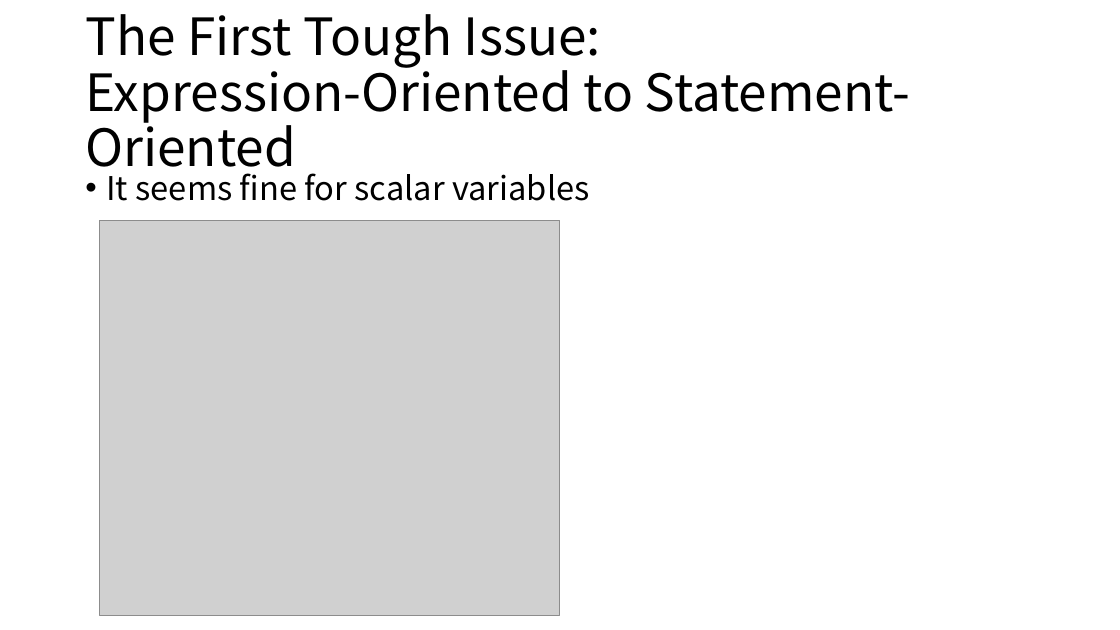
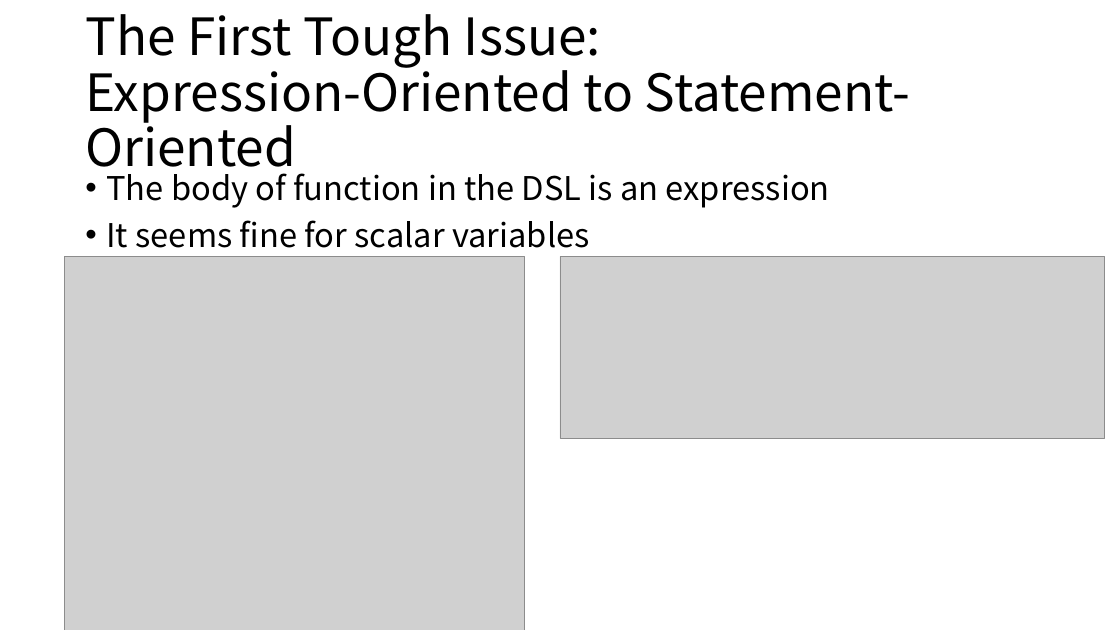
Before and after one commit to ZhenbangYou/A-Functional-Language-for-Parallel-Computing, a slide deck: slide 12 of A Functional Language for Parallel Computing.pptx (slide 5 before the commit). Drawn at 1120x630 pixels with LibreOffice and Linux fonts; fonts in the diff are those of the drawing; grey boxes stand for pictures. Boxes give left, top, right and bottom in pixels: in the first picture for what was removed or moved away, otherwise in the second. Text is boxed around its words. In the diff, an @@ line names an element or a change of style, - is before the commit and + after.

```diff
--- a/A Functional Language for Parallel Computing.pptx
+++ b/A Functional Language for Parallel Computing.pptx
@@ text at bbox=[106, 166, 830, 208]: paragraph added @@
+• The body of function in the DSL is an expression
@@ picture: place and size @@
-picture at bbox=[100, 220, 560, 615]
+picture at bbox=[65, 256, 525, 630]
@@ picture added at bbox=[560, 256, 1106, 439] @@
```
Also in this commit, not shown: 5 other slides changed, 23 slides added, 1 slide removed.
